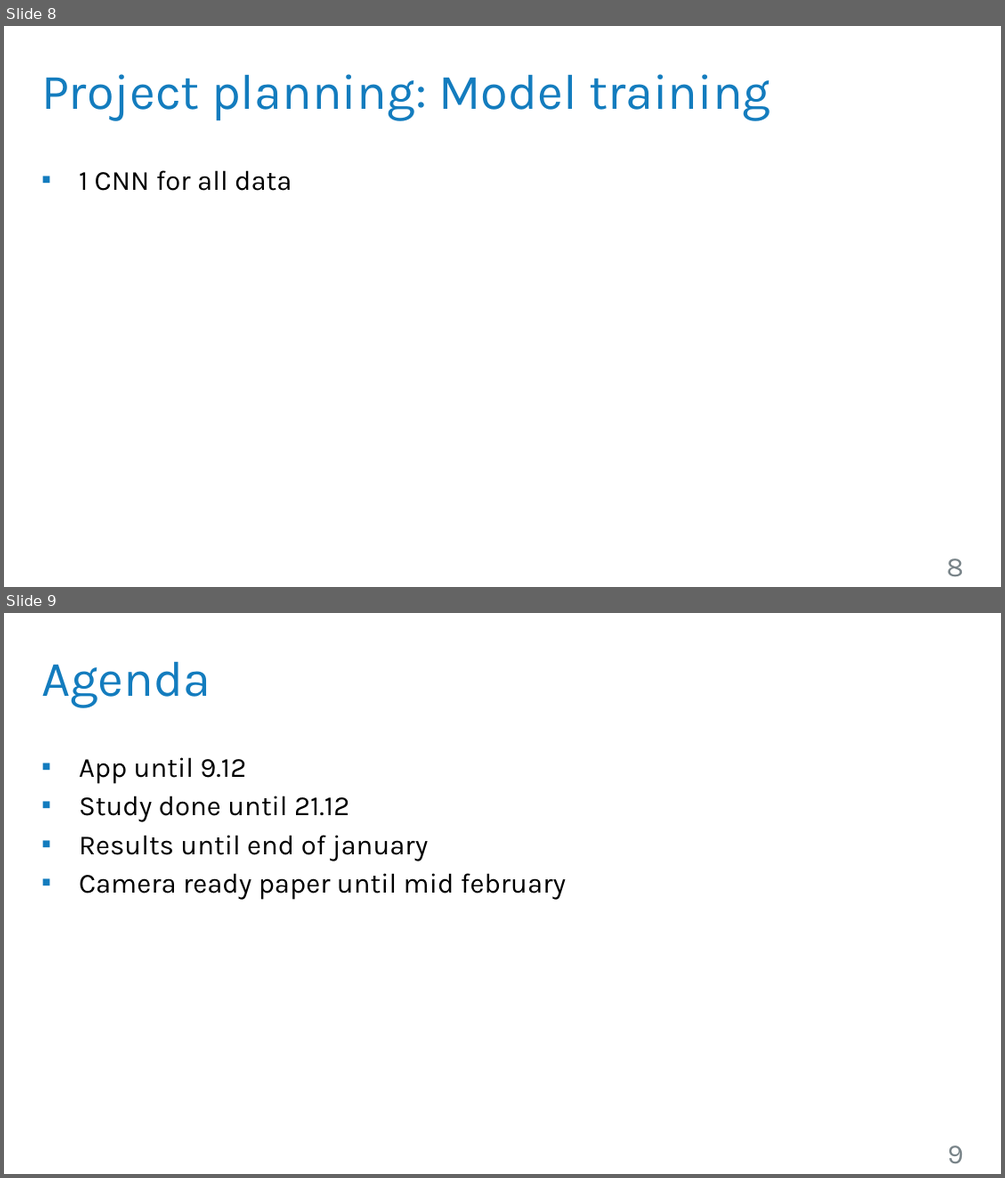
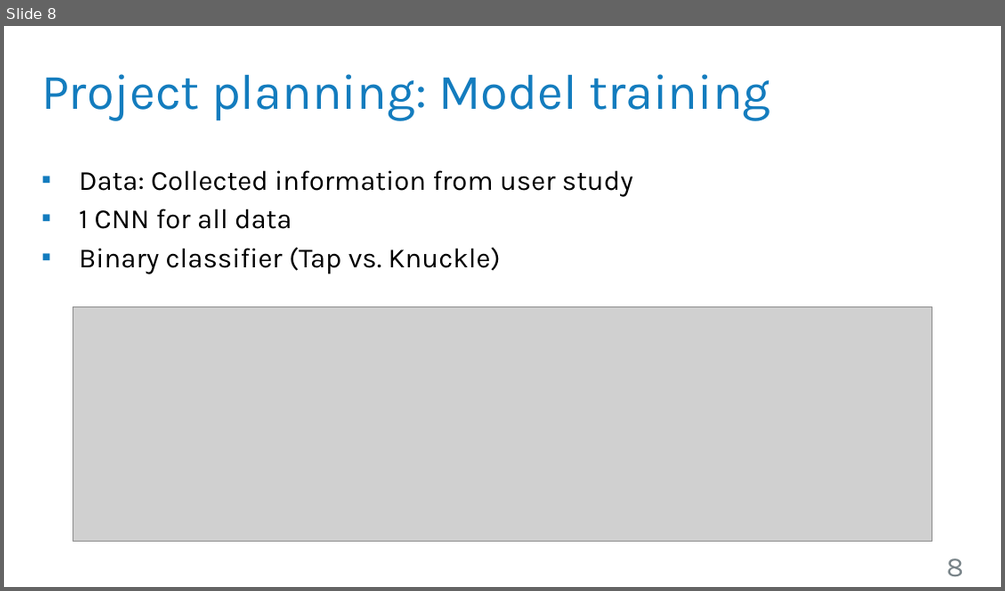
Before and after one commit to robsch94/FaPraKnuckleInput, a slide deck: FirstPresentation.pptx. Shown one above the other, each under a label of ours: slides 8 and 9 before the commit, slide 8 after it. The pictures are 1005x1178 and 1005x591 pixels, drawn with LibreOffice and Linux fonts; fonts in the diff are those of the drawing; grey boxes stand for pictures; background and template pictures are left out. Boxes give left, top, right and bottom in pixels: in the first picture for what was removed or moved away, otherwise in the second. Text is boxed around its words. In the diff, an @@ line names an element or a change of style, - is before the commit and + after.

```diff
--- a/FirstPresentation.pptx
+++ b/FirstPresentation.pptx
@@ slide 9 removed at bbox=[4, 613, 1001, 1174], background #FFFFFF @@
@@ title removed at bbox=[41, 661, 210, 708] @@
-Agenda
@@ text removed at bbox=[79, 757, 566, 900] @@
-▪ App until 9.12
-▪ Study done until 21.12
-▪ Results until end of january
-▪ Camera ready paper until mid february
@@ page number removed at bbox=[947, 1145, 963, 1164] @@
-9
@@ slide 8 changed as well @@
@@ text at bbox=[79, 170, 633, 197]: paragraph added @@
+▪ Data: Collected information from user study
@@ text at bbox=[79, 247, 501, 274]: paragraph added @@
+▪ Binary classifier (Tap vs. Knuckle)
@@ picture added at bbox=[73, 307, 932, 541] @@
```
Also in this commit, not shown: 6 other slides changed, 3 slides added, 2 other slides removed.
